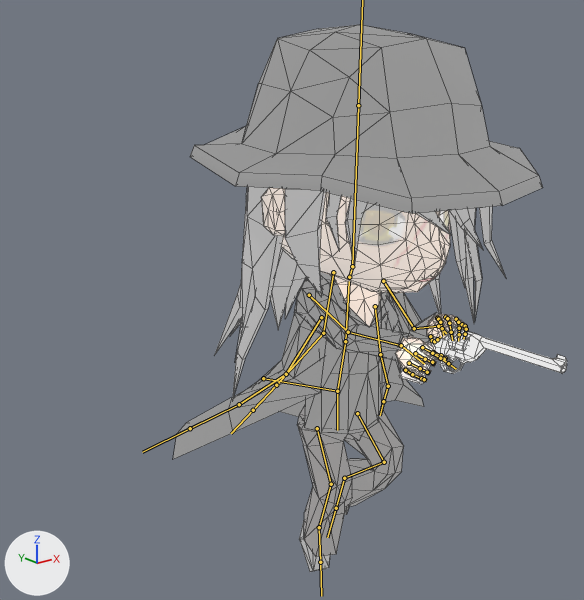
An edit to the FBX model 3Dmodel/Asset/VanHellsing/VanHellsing.fbx, drawn before and after from the same camera.
Camera for both pictures: a 50 mm lens placed at (-2.06, -2.37, 2.13), pointed at (0.08, 0.3, 1.06). The lights are fixed; the arrows at lower left show +X, +Y and +Z. Both versions are drawn at frame 12 of the action 'Stay'; the numbers are the values there. The bones that bend it are drawn over the model as lines. Mesh edges are drawn as thin lines.

Objects in the first picture: 'body'.
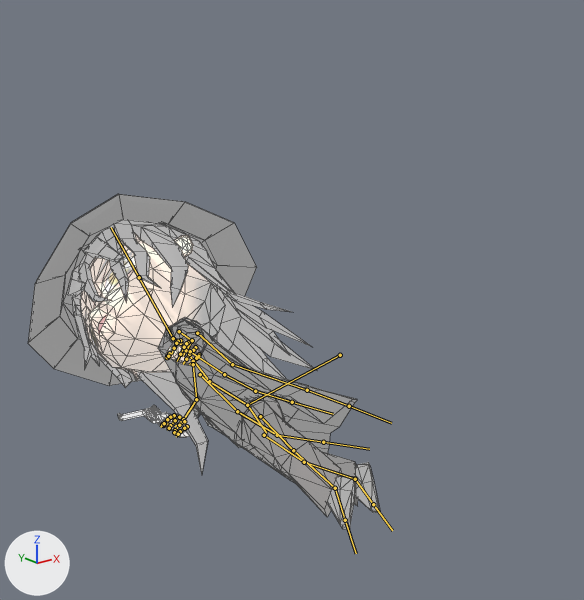
The change in detail:
Bone 'Bone' (bone_bone) moves from (0.0, 0.0, 0.0) to (4.36, 0.0, 0.0).
Bone 'Bone' (bone_bone) turns from (-13, 0, 0) to (34, 50, 134) degrees about its own x, y and z.
Bone 'spine' (bone_spine) turns from (16, 4, -1) to (23, 4, -1) degrees about its own x, y and z.
Bone 'chest' (bone_chest) turns from (7, -6, 0) to (-8, -7, 1) degrees about its own x, y and z.
Bone 'head' (bone_head) turns from (-9, 6, 1) to (-22, 46, 5) degrees about its own x, y and z.
Bone 'upper_arm_L' (bone_upper_arm_l) turns from (53, 20, -47) to (6, -33, -48) degrees about its own x, y and z.
Bone 'forearm_L' (bone_forearm_l) turns from (65, -9, 42) to (26, -13, -5) degrees about its own x, y and z.
Bone 'hand_L' (bone_hand_l) turns from (1, 2, -22) to (1, -30, 1) degrees about its own x, y and z.
Bone 'upperarm_R' (bone_upperarm_r) turns from (93, -15, 9) to (42, 55, 57) degrees about its own x, y and z.
Bone 'forearm_R' (bone_forearm_r) turns from (32, 27, 2) to (33, -9, -8) degrees about its own x, y and z.
Bone 'hand_R' (bone_hand_r) turns from (-19, 16, -31) to (11, 13, -4) degrees about its own x, y and z.
Bone 'coat.001' (bone_coat_001) turns from (-1, 2, 0) to (-1, -2, 7) degrees about its own x, y and z.
Bone 'goat.002' (bone_goat_002) turns from (-24, 8, -16) to (-23, 11, -14) degrees about its own x, y and z.
Bone 'coat.003' (bone_coat_003) turns from (-5, 5, -1) to (-1, 7, -1) degrees about its own x, y and z.
Bone 'chest.001' (bone_chest_001) turns from (-9, -9, 18) to (-10, -9, 18) degrees about its own x, y and z.
Bone 'chest.002' (bone_chest_002) turns from (3, -25, 8) to (7, -25, 4) degrees about its own x, y and z.
Bone 'chest.003' (bone_chest_003) turns from (-30, -42, 29) to (-18, -61, 18) degrees about its own x, y and z.
Bone 'chest.004' (bone_chest_004) turns from (-15, 6, -20) to (-9, 6, -11) degrees about its own x, y and z.
Bone 'chest.005' (bone_chest_005) turns from (-11, 39, -24) to (-12, 50, -16) degrees about its own x, y and z.
Bone 'chest.006' (bone_chest_006) turns from (-10, 20, -8) to (-20, 8, -20) degrees about its own x, y and z.
Bone 'hip' (bone_hip) turns from (-20, 0, 0) to (-13, 0, 0) degrees about its own x, y and z.
Bone 'thigh_L' (bone_thigh_l) turns from (58, -1, -10) to (1, -5, 1) degrees about its own x, y and z.
Bone 'shin_L' (bone_shin_l) turns from (-103, -3, -9) to (-3, 15, 3) degrees about its own x, y and z.
Bone 'toe_L' (bone_toe_l) turns from (-19, 0, 3) to (-37, -2, 2) degrees about its own x, y and z.
Bone 'thigh_R' (bone_thigh_r) turns from (30, -1, 3) to (-14, -1, -6) degrees about its own x, y and z.
Bone 'shin_R' (bone_shin_r) turns from (-40, 10, -9) to (-13, 3, 9) degrees about its own x, y and z.
Bone 'toe_R' (bone_toe_r) turns from (-33, -5, -2) to (-30, 4, -7) degrees about its own x, y and z.

What differs and where, as boxes (x1, y1, x2, y2) in the pictures (584 x 600 px):
'body', posed (11% narrower, 39% shorter)
    before: (173, 25, 567, 572)
    after: (28, 194, 380, 529)
bone 'Bone', root to tip
    before: (263, 378) to (337, 391)
    after: (340, 355) to (247, 405)
bone 'spine', root to tip
    before: (337, 391) to (345, 341)
    after: (247, 405) to (209, 381)
bone 'chest', root to tip
    before: (345, 341) to (349, 281)
    after: (209, 381) to (182, 345)
bone 'head', root to tip
    before: (352, 266) to (358, 105)
    after: (173, 338) to (139, 277)
bone 'upper_arm_L', root to tip
    before: (383, 281) to (414, 328)
    after: (179, 331) to (192, 340)
bone 'forearm_L', root to tip
    before: (414, 328) to (438, 326)
    after: (192, 340) to (186, 350)
bone 'hand_L', root to tip
    before: (438, 326) to (446, 333)
    after: (186, 350) to (182, 356)
bone 'upperarm_R', root to tip
    before: (309, 295) to (348, 332)
    after: (193, 364) to (196, 399)
bone 'forearm_R', root to tip
    before: (348, 332) to (401, 345)
    after: (196, 399) to (183, 419)
bone 'hand_R', root to tip
    before: (401, 345) to (424, 364)
    after: (183, 419) to (175, 426)
bone 'coat.001', root to tip
    before: (333, 272) to (323, 333)
    after: (197, 333) to (232, 364)
bone 'goat.002', root to tip
    before: (323, 333) to (276, 385)
    after: (232, 364) to (307, 390)
bone 'coat.003', root to tip
    before: (276, 385) to (253, 410)
    after: (307, 390) to (349, 406)
bone 'chest.001', root to tip
    before: (375, 306) to (380, 354)
    after: (190, 351) to (224, 374)
bone 'chest.002', root to tip
    before: (380, 354) to (388, 386)
    after: (224, 374) to (255, 391)
bone 'chest.003', root to tip
    before: (388, 386) to (383, 401)
    after: (255, 391) to (292, 402)
bone 'chest.004', root to tip
    before: (321, 317) to (286, 374)
    after: (200, 374) to (237, 411)
bone 'chest.005', root to tip
    before: (286, 374) to (239, 404)
    after: (237, 411) to (277, 435)
bone 'chest.006', root to tip
    before: (239, 404) to (190, 428)
    after: (277, 435) to (323, 442)
bone 'hip', root to tip
    before: (337, 391) to (337, 430)
    after: (247, 405) to (266, 433)
bone 'thigh_L', root to tip
    before: (357, 413) to (384, 462)
    after: (260, 416) to (293, 450)
bone 'shin_L', root to tip
    before: (384, 462) to (344, 478)
    after: (293, 450) to (335, 488)
bone 'toe_L', root to tip
    before: (344, 478) to (336, 508)
    after: (335, 488) to (345, 520)
bone 'thigh_R', root to tip
    before: (317, 428) to (331, 484)
    after: (264, 435) to (304, 462)
bone 'shin_R', root to tip
    before: (331, 484) to (319, 527)
    after: (304, 462) to (355, 479)
bone 'toe_R', root to tip
    before: (319, 527) to (320, 562)
    after: (355, 479) to (373, 504)
